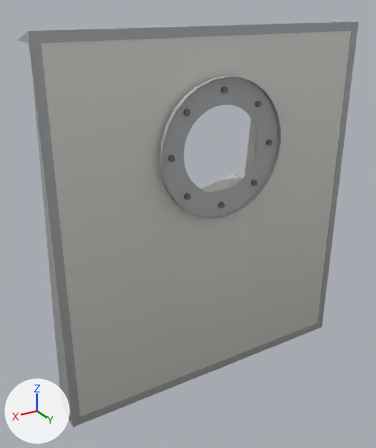
A saved change to the glTF model models/kit/porthole_steel_meshin.glb.
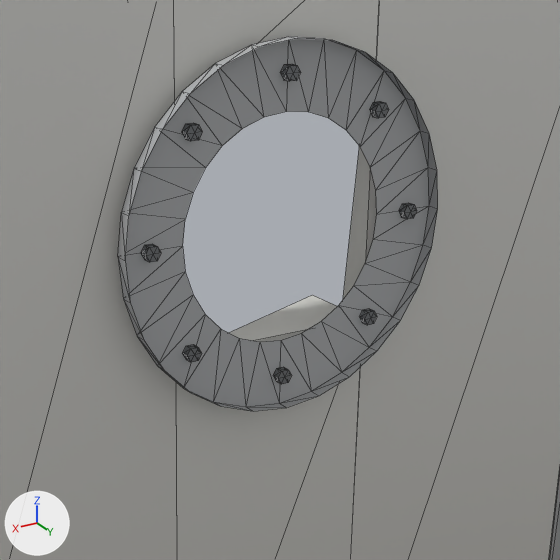
The first picture shows the older version from a camera (50 mm lens) standing at (1.63, 2.48, 2.32) and looking at (0.13, -0.03, 1.07). The close-ups show the older and then the newer version on the part from 30% to 87% of the width and 14% to 61% of the height of that picture. Only the edits that show in the close-ups are written down. Arrows for +X, +Y and +Z are at lower left; the lights stay in place. The close-ups show mesh edges as thin lines. Vertices at exactly the same position are counted once.

The first close-up shows 'porthole_steel_meshin'.
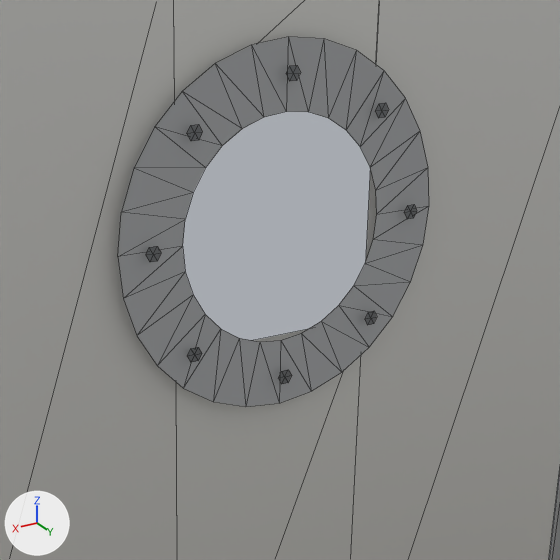
Location of each change, (x1, y1, x2, y2) in pixels of the close-ups (560 x 560 px):
part 1 of me_base, deleted
    before: (118, 37, 560, 560)

What changed in the scene script:
```text
Change me_base:
    used by ob_porthole_steel_meshin; location = (0.0, 0.0, 0.0)
    remove me_base.from_pydata(...)  # 256 vertices, 376 faces; spans x -1.0..1.0, y -0.1..0.16, z 0.0..2.2
    add me_base.from_pydata(...)  # 148 vertices, 128 faces; spans x -1.0..1.0, y 0.1..0.15, z 0.0..2.2
    me_base part 1
    108 vertices are removed from x -1.0..1.0, y -0.1..0.16, z 0.0..2.2
    248 faces are deleted
```
